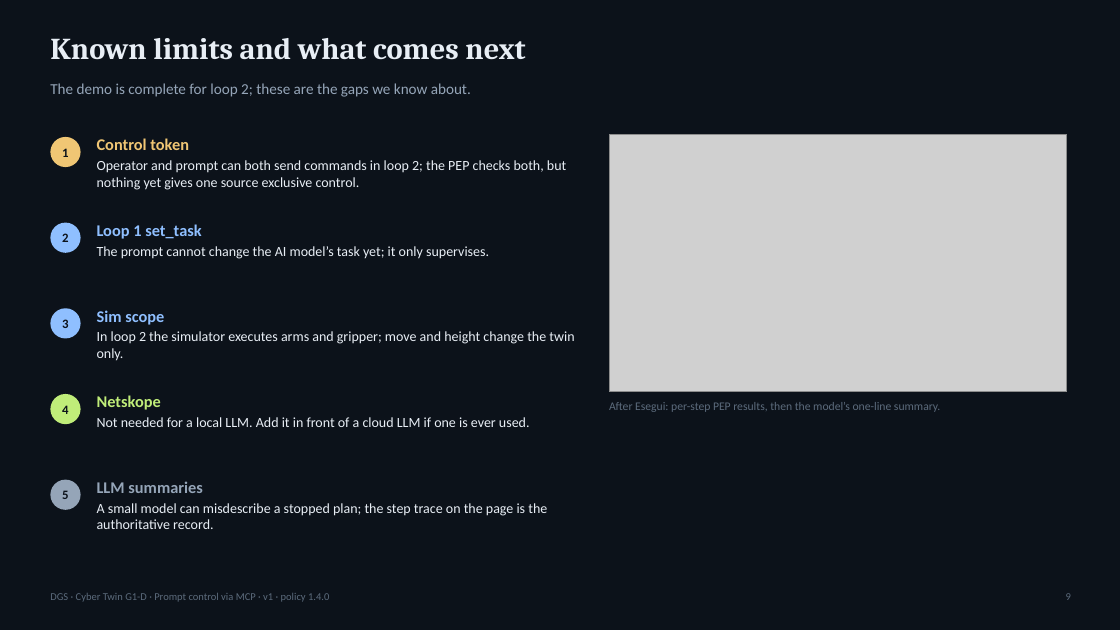
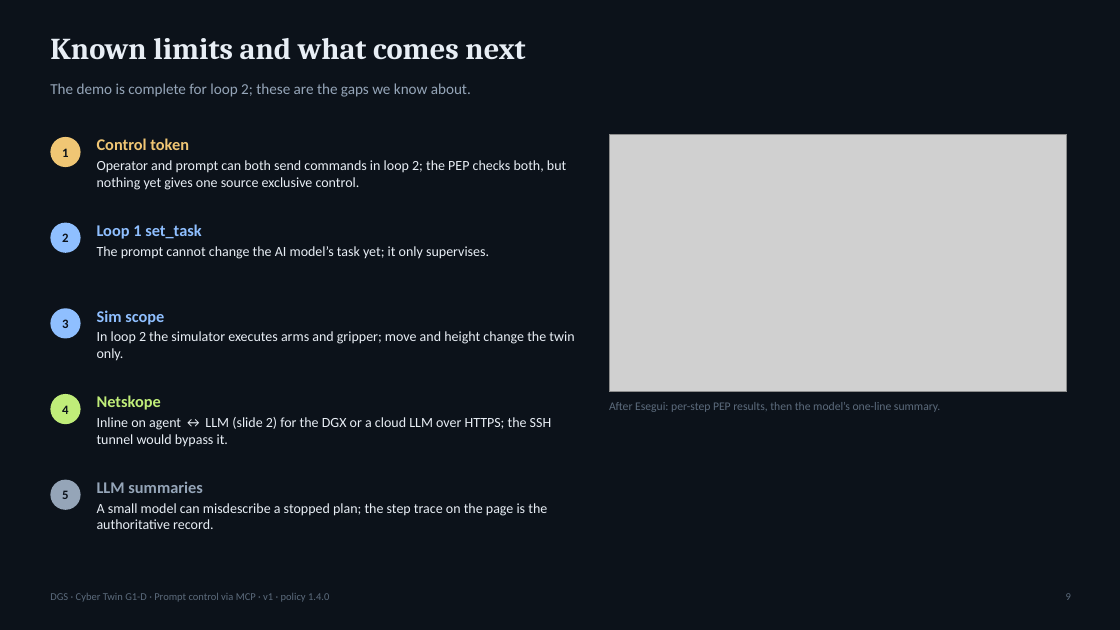
Before and after one commit to jmargni/CyberTwin-G1D, a slide deck: slide 9 of docs/DGS-G1D-prompt-loop-v1.pptx. Drawn at 1120x630 pixels with LibreOffice and Linux fonts; fonts in the diff are those of the drawing; grey boxes stand for pictures. Boxes give left, top, right and bottom in pixels: in the first picture for what was removed or moved away, otherwise in the second. Text is boxed around its words. In the diff, an @@ line names an element or a change of style, - is before the commit and + after.

```diff
--- a/docs/DGS-G1D-prompt-loop-v1.pptx
+++ b/docs/DGS-G1D-prompt-loop-v1.pptx
@@ text at (97,417,552,447): text changed @@
-Not needed for a local LLM. Add it in front of a cloud LLM if one is ever used.
+Inline on agent ↔ LLM (slide 2) for the DGX or a cloud LLM over HTTPS; the SSH tunnel would bypass it.
```
Also in this commit, not shown: 6 other slides changed, 2 other files.
